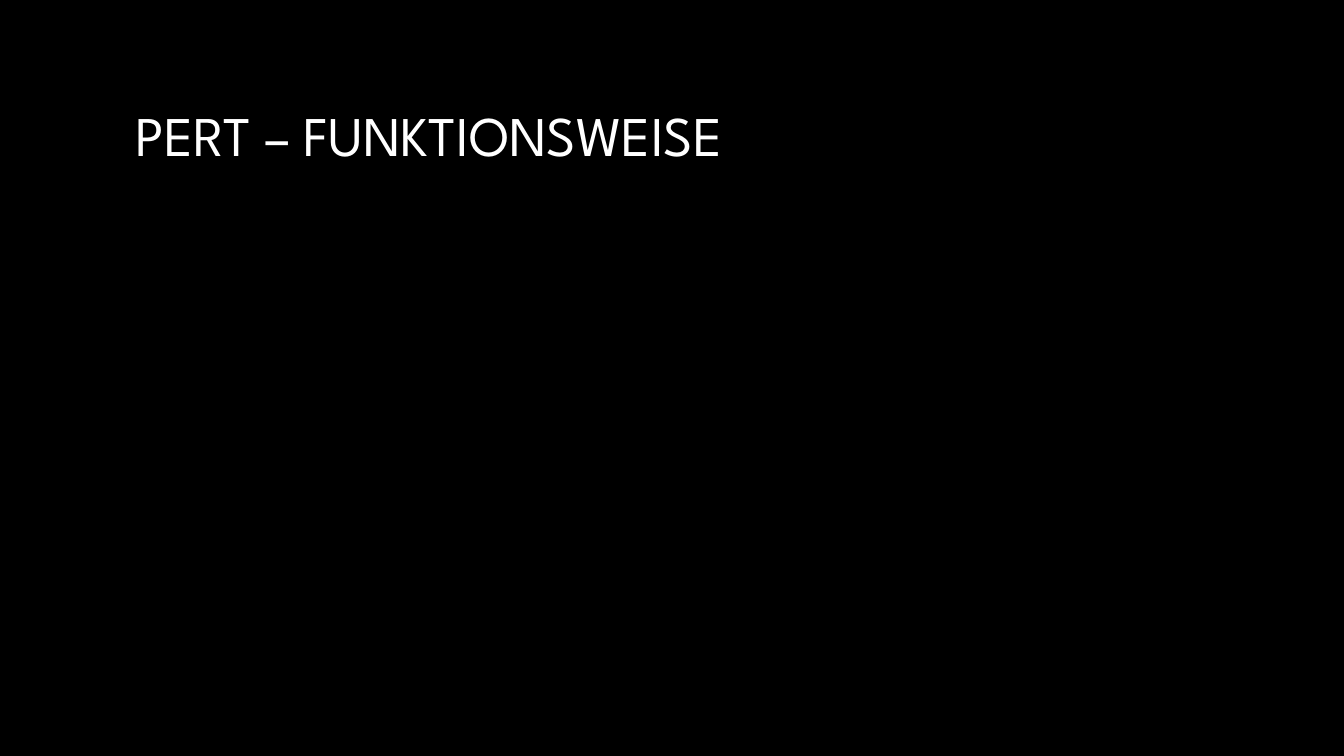
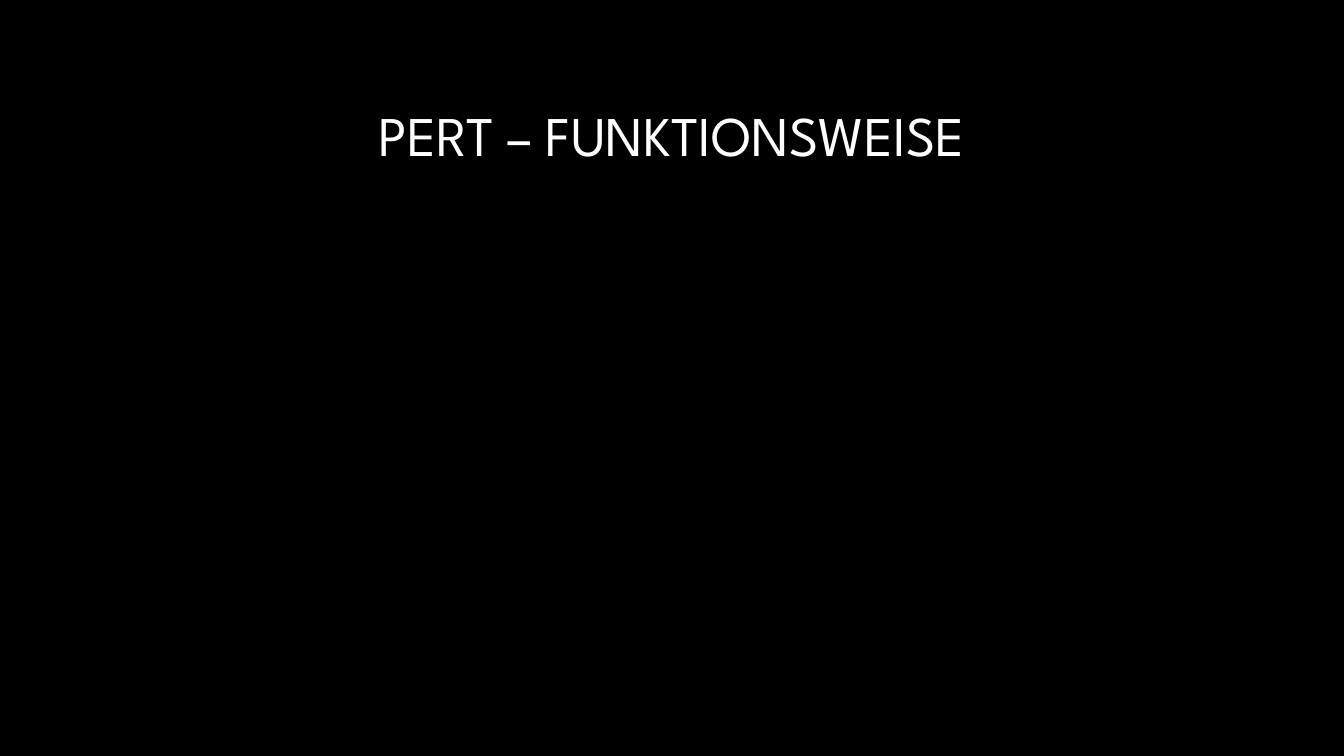
Before and after one commit to JimmyJ0ee/Projektmanagement_Q2, a slide deck: slide 10 of A1008.pptx. Drawn at 1344x756 pixels with LibreOffice and Linux fonts; fonts in the diff are those of the drawing; grey boxes stand for pictures; background and template pictures are left out. Boxes give left, top, right and bottom in pixels: in the first picture for what was removed or moved away, otherwise in the second. Text is boxed around its words. In the diff, an @@ line names an element or a change of style, - is before the commit and + after.

```diff
--- a/A1008.pptx
+++ b/A1008.pptx
@@ title "PERT – FUNKTIONSWEISE" at (378, 118, 965, 157): alignment left to centre @@
```
Also in this commit, not shown: 2 other slides changed.
